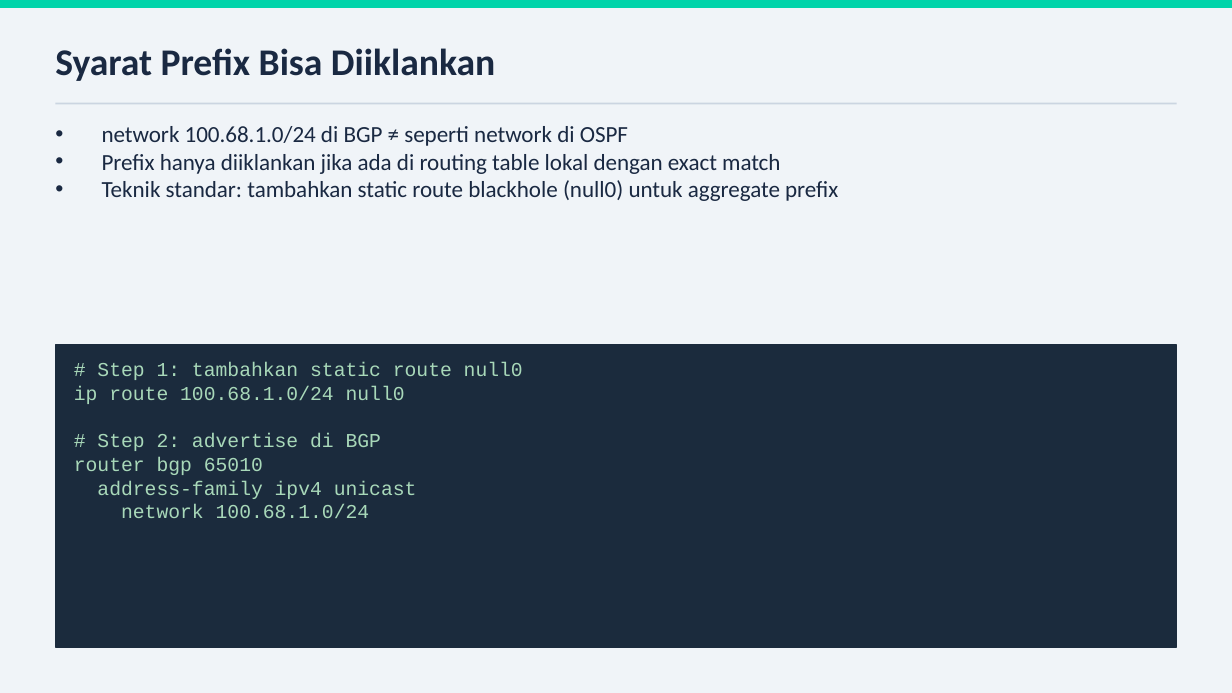
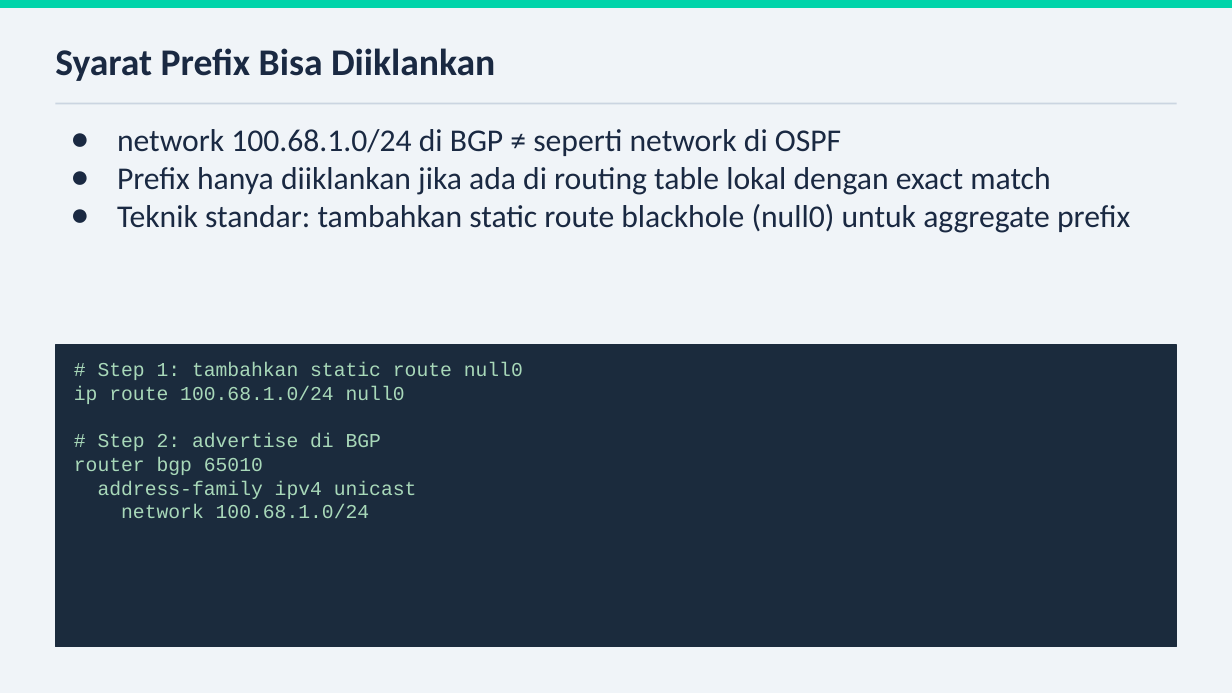
Before and after one commit to indi9o/bgp-workshop-labs, a slide deck: slide 27 of hari1/BGP-Workshop-Hari1.pptx. Drawn at 1232x693 pixels with LibreOffice and Linux fonts; fonts in the diff are those of the drawing. Boxes give left, top, right and bottom in pixels: in the first picture for what was removed or moved away, otherwise in the second. Text is boxed around its words. In the diff, an @@ line names an element or a change of style, - is before the commit and + after.

```diff
--- a/hari1/BGP-Workshop-Hari1.pptx
+++ b/hari1/BGP-Workshop-Hari1.pptx
@@ text "network 100.68.1.0/24 di BGP ≠ ..." at [117,129,1130,233]: size 13.5 to 18.5 pt; bullet • to ● @@
```
Also in this commit, not shown: 24 other slides changed, 1 other file.
